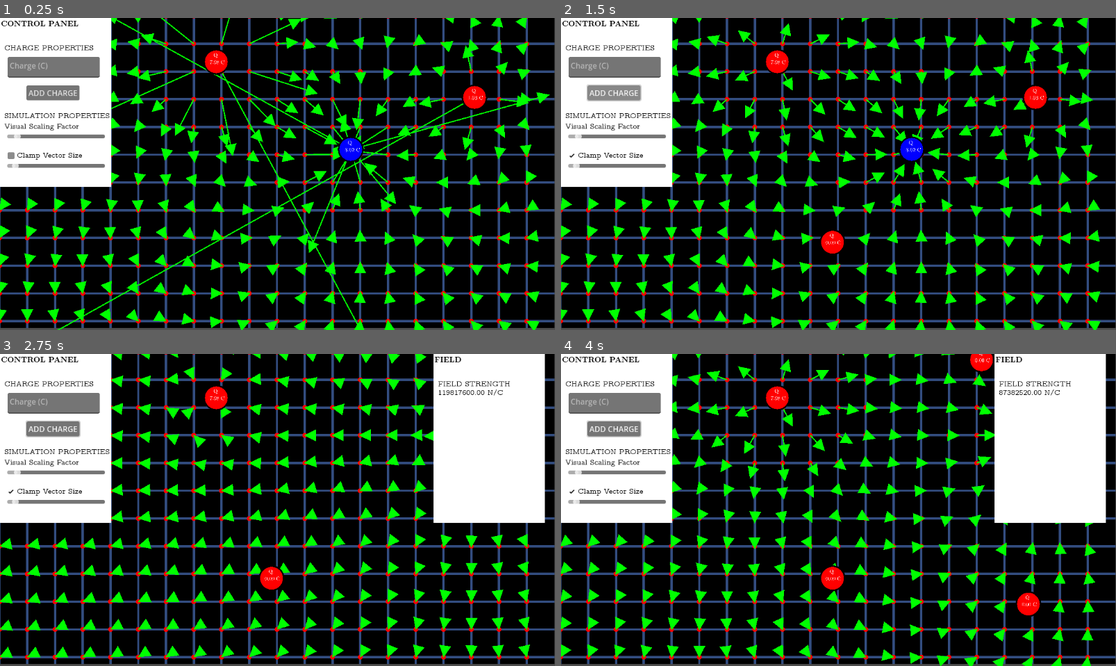
Above: before the commit, frames 1-4 (two rows, left to right).
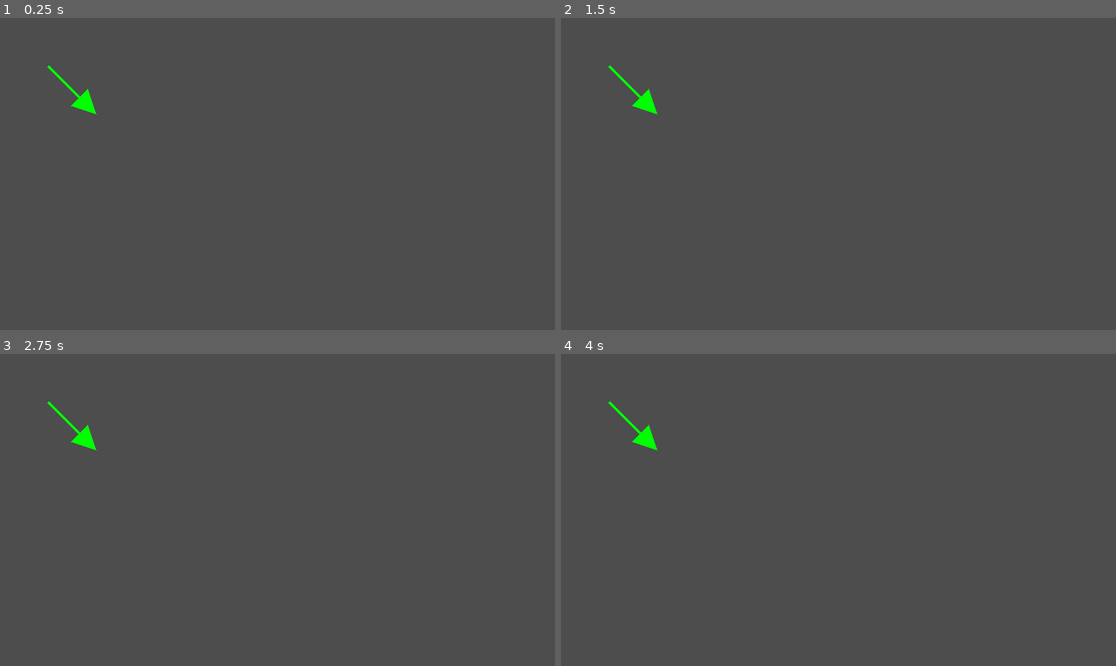
Above: after the commit, the same moments.

Repository: davidjmstewart/gd_simulator
Game: Godot game, scene res://3d_elctrostatic_fields/main.tscn
Two runs of this game, one before a commit and one after it. Both use one fixed random seed, a clock stepped at 60 frames per second and the inputs below. Before the commit the project starts from res://electric_field_lines.tscn.
Inputs (mouse positions are in pixels of both pictures, inside the frame that each line leads up to):
- Up to frame 1 (0.25 s): no input
- Up to frame 2 (1.5 s): click (605, 155) at 0.5 s, where only the run before the commit has a clickable "Clamp Vector Size"; click (616, 92) at 1.25 s, where only the run before the commit has a clickable "ADD CHARGE"
- Up to frame 3 (2.75 s): tap Enter at 2 s; drag from (349, 485) to (216, 397) at 2.02 s
- Up to frame 4 (4 s): tap Space at 2.75 s; drag from (777, 397) to (1038, 432) at 2.77 s; tap Enter at 3.5 s; hold D from 3.53 s (still down); hold Shift from 3.53 s (still down); click (1038, 432) at 3.67 s; tap E at 3.8 s

The runs differ from the first frame. In frame 1, 99% of the frame differs, in the area x 0-100%, y 0-100%; in frame 2, 99%; in frame 3, 99%; in frame 4, 99%.

Commit message:
Got a basic vector body/stem in 3d showing.

Diff:
--- /dev/null
+++ b/3d_elctrostatic_fields/3dDebugVector.gd
@@ -0,0 +1,144 @@
+# DebugVector3D.gd
+# Attach this script to a MeshInstance3D node to create a 3D debug vector.
+# The script procedurally generates a mesh that always orients itself
+# towards the camera for maximum clarity, mimicking a 2D-drawn style.
+@tool
+class_name DebugVector3D
+extends MeshInstance3D
+
+# --- Public Properties ---
+
+@export var origin: Vector3:
+	set(value):
+		origin = value
+		if is_inside_tree():
+			_update_transform()
+			_draw()
+
+@export var target: Vector3 = Vector3.UP:
+	set(value):
+		target = value
+		if is_inside_tree():
+			_update_transform()
+			_draw()
+
+@export var color: Color = Color.WHITE:
+	set(value):
+		color = value
+		if is_inside_tree():
+			_draw()
+
+@export var line_width: float = 0.05:
+	set(value):
+		line_width = value
+		if is_inside_tree():
+			_draw()
+
+@export var arrowhead_length: float = 0.2:
+	set(value):
+		arrowhead_length = value
+		if is_inside_tree():
+			_draw()
+
+@export var arrowhead_width: float = 0.15:
+	set(value):
+		arrowhead_width = value
+		if is_inside_tree():
+			_draw()
+
+var _immediate_mesh: ImmediateMesh
+var _material: StandardMaterial3D
+
+
+func _enter_tree() -> void:
+	# Use an ImmediateMesh for dynamically creating the geometry.
+	_immediate_mesh = ImmediateMesh.new()
+	self.mesh = _immediate_mesh
+
+	# Create a basic material that uses vertex colors and is unshaded.
+	_material = StandardMaterial3D.new()
+	_material.shading_mode = StandardMaterial3D.SHADING_MODE_UNSHADED
+	_material.vertex_color_use_as_albedo = true
+	_material.albedo_color = Color(1, 1, 1, 1)
+	_material.transparency = BaseMaterial3D.TRANSPARENCY_ALPHA
+
+	self.cast_shadow = GeometryInstance3D.SHADOW_CASTING_SETTING_OFF
+
+	# Initial draw and transform update.
+	_update_transform()
+	_draw()
+
+
+# Creates and places a colored debug sphere in the scene.
+func create_debug_sphere(position: Vector3, color: Color, radius: float = 0.1):
+	var sphere_instance = MeshInstance3D.new()
+	var sphere_mesh = SphereMesh.new()
+	sphere_mesh.radius = radius
+	sphere_mesh.height = radius * 2.0
+
+	var sphere_material = StandardMaterial3D.new()
+	sphere_material.albedo_color = color
+	sphere_material.shading_mode = StandardMaterial3D.SHADING_MODE_UNSHADED
+
+	sphere_instance.mesh = sphere_mesh
+	sphere_instance.material_override = sphere_material
+	add_child(sphere_instance)
+	sphere_instance.global_position = position
+
+
+func _process(_delta: float) -> void:
+	# In the editor or when the game is running, redraw if needed.
+	if Engine.is_editor_hint() or get_viewport().get_camera_3d():
+		_draw()
+
+
+func _update_transform() -> void:
+	self.global_position = origin
+
+
+func _draw() -> void:
+	var camera := get_viewport().get_camera_3d()
+	if not camera:
+		return
+
+	# --- Vector Calculations ---
+	var start_pos := Vector3.ZERO
+	var end_pos := target - origin
+	var direction := end_pos.normalized()
+	var length := end_pos.length()
+	var angle = Vector3.RIGHT.angle_to(direction)
+
+	# --- Geometry Generation ---
+	_immediate_mesh.clear_surfaces()
+	_immediate_mesh.surface_begin(Mesh.PRIMITIVE_TRIANGLES, _material)
+
+	var delta_x = sin(angle) * line_width / 2.0
+	var delta_y = cos(angle) * line_width / 2.0
+	var x1 = start_pos.x + delta_x
+	var y1 = start_pos.y - delta_y
+	var x2 = start_pos.x - delta_x
+	var y2 = start_pos.y + delta_y
+	var x3 = end_pos.x - delta_x
+	var y3 = end_pos.y + delta_y
+	var x4 = end_pos.x + delta_x
+	var y4 = end_pos.y - delta_y
+
+	var l1 = Vector3(x1, y1, start_pos.z)
+	var l2 = Vector3(x2, y2, start_pos.z)
+	var l3 = Vector3(x3, y3, end_pos.z)
+	var l4 = Vector3(x4, y4, end_pos.z)
+
+	# --- Triangles with flat colors ---
+	# First triangle: red
+	_immediate_mesh.surface_set_color(Color.RED)
+	_immediate_mesh.surface_add_vertex(l1)
+	_immediate_mesh.surface_add_vertex(l2)
+	_immediate_mesh.surface_add_vertex(l4)
+
+	# Second triangle: green
+	_immediate_mesh.surface_set_color(Color.GREEN)
+	_immediate_mesh.surface_add_vertex(l2)
+	_immediate_mesh.surface_add_vertex(l3)
+	_immediate_mesh.surface_add_vertex(l4)
+
+	_immediate_mesh.surface_end()
--- /dev/null
+++ b/3d_elctrostatic_fields/PointCharge3.tscn
@@ -0,0 +1,8 @@
+[gd_scene load_steps=2 format=3 uid="uid://dt31j1jh7vfjq"]
+
+[sub_resource type="SphereMesh" id="SphereMesh_31emr"]
+
+[node name="main" type="Node3D"]
+
+[node name="MeshInstance3D" type="MeshInstance3D" parent="."]
+mesh = SubResource("SphereMesh_31emr")
--- /dev/null
+++ b/3d_elctrostatic_fields/VisVec3.tscn
@@ -0,0 +1,24 @@
+[gd_scene load_steps=4 format=3 uid="uid://wsbvg5k8u0q1"]
+
+[ext_resource type="Script" uid="uid://cyy32tft50h08" path="res://3d_elctrostatic_fields/vis_vec_3.gd" id="1_gyem8"]
+
+[sub_resource type="CylinderMesh" id="CylinderMesh_tgc7e"]
+top_radius = 0.1
+bottom_radius = 0.1
+
+[sub_resource type="CylinderMesh" id="CylinderMesh_lvfej"]
+top_radius = 0.0
+bottom_radius = 0.3
+height = 1.0
+
+[node name="Main" type="Node3D"]
+script = ExtResource("1_gyem8")
+
+[node name="VectorBody" type="MeshInstance3D" parent="."]
+mesh = SubResource("CylinderMesh_tgc7e")
+
+[node name="MeshInstance3D" type="MeshInstance3D" parent="."]
+transform = Transform3D(1, 0, 0, 0, 1, 0, 0, 0, 1, 0, 0.96086, 0)
+mesh = SubResource("CylinderMesh_lvfej")
+
+[node name="Node2D" type="Node2D" parent="."]
--- /dev/null
+++ b/3d_elctrostatic_fields/main.tscn
@@ -0,0 +1,34 @@
+[gd_scene load_steps=6 format=3 uid="uid://84hjeopiwr3b"]
+
+[ext_resource type="PackedScene" uid="uid://wsbvg5k8u0q1" path="res://3d_elctrostatic_fields/VisVec3.tscn" id="1_8j8af"]
+[ext_resource type="PackedScene" uid="uid://cjawleqvg4vtj" path="res://visual_vector.tscn" id="1_u6ykm"]
+[ext_resource type="Script" uid="uid://bt2og4hso7rlo" path="res://godot-free-look-camera-132062011edfce9399a489756064cfea880dad4c/free_look_camera.gd" id="3_xbc05"]
+[ext_resource type="Script" uid="uid://cskogiq284y4d" path="res://3d_elctrostatic_fields/3dDebugVector.gd" id="4_ho4mj"]
+
+[sub_resource type="ImmediateMesh" id="ImmediateMesh_ho4mj"]
+
+[node name="Node3D" type="Node3D"]
+
+[node name="VisualVector" parent="." instance=ExtResource("1_u6ykm")]
+
+[node name="Main" parent="." instance=ExtResource("1_8j8af")]
+visible = false
+
+[node name="Camera3D" type="Camera3D" parent="."]
+transform = Transform3D(1, 0, 0, 0, 1, 0, 0, 0, 1, 0, 0.173741, 0.441197)
+script = ExtResource("3_xbc05")
+
+[node name="MeshInstance3D" type="MeshInstance3D" parent="."]
+transform = Transform3D(1, 0, 0, 0, 1, 0, 0, 0, 1, 1, 0, 0)
+cast_shadow = 0
+mesh = SubResource("ImmediateMesh_ho4mj")
+skeleton = NodePath("../Sprite3D")
+script = ExtResource("4_ho4mj")
+origin = Vector3(1, 0, 0)
+target = Vector3(0, 1, 1)
+line_width = 0.2
+
+[node name="Sprite3D" type="Sprite3D" parent="."]
+
+[node name="DirectionalLight3D" type="DirectionalLight3D" parent="."]
+transform = Transform3D(1, 0, 0, 0, 1, 0, 0, 0, 1, -3.75052, 2.00498, 0)
--- /dev/null
+++ b/3d_elctrostatic_fields/vis_vec_3.gd
@@ -0,0 +1 @@
+extends Node3D
--- /dev/null
+++ b/examples/demo.tscn
@@ -0,0 +1,39 @@
+[gd_scene load_steps=6 format=3 uid="uid://iwwh81w4t6v7"]
+
+[ext_resource type="Script" path="res://addons/control_camera3d/nodes/control_camera_3d.gd" id="1_qoept"]
+
+[sub_resource type="StandardMaterial3D" id="StandardMaterial3D_0m6x7"]
+albedo_color = Color(0.258824, 0.654902, 0.360784, 1)
+
+[sub_resource type="BoxMesh" id="BoxMesh_1o4eg"]
+material = SubResource("StandardMaterial3D_0m6x7")
+
+[sub_resource type="StandardMaterial3D" id="StandardMaterial3D_x5h1j"]
+albedo_color = Color(0.827451, 0.709804, 0.486275, 1)
+
+[sub_resource type="PlaneMesh" id="PlaneMesh_v44ss"]
+material = SubResource("StandardMaterial3D_x5h1j")
+size = Vector2(10, 5)
+
+[node name="Demo" type="Node3D"]
+metadata/_edit_lock_ = true
+
+[node name="DirectionalLight3D" type="DirectionalLight3D" parent="."]
+transform = Transform3D(-0.866025, -0.433013, 0.25, 0, 0.5, 0.866025, -0.5, 0.75, -0.433013, 0, 0, 0)
+shadow_enabled = true
+
+[node name="Cube" type="MeshInstance3D" parent="."]
+transform = Transform3D(1, 0, 0, 0, 1, 0, 0, 0, 1, 0, 0.497979, 0)
+mesh = SubResource("BoxMesh_1o4eg")
+
+[node name="Floor" type="MeshInstance3D" parent="."]
+mesh = SubResource("PlaneMesh_v44ss")
+
+[node name="ControlCamera3D" type="Camera3D" parent="."]
+transform = Transform3D(0.90076, -0.252619, 0.35329, 0, 0.81344, 0.581649, -0.434316, -0.523926, 0.732715, 1.20742, 1.98787, 2.50416)
+current = true
+script = ExtResource("1_qoept")
+translation_speed = 2.0
+
+[node name="Camera3D" type="Camera3D" parent="."]
+transform = Transform3D(1, 0, 0, 0, 1, 0, 0, 0, 1, 0, 0, 3.08028)
--- /dev/null
+++ b/godot-free-look-camera-132062011edfce9399a489756064cfea880dad4c/free_look_camera.gd
@@ -0,0 +1,45 @@
+#Copyright © 2022 Marc Nahr: https://github.com/MarcPhi/godot-free-look-camera
+extends Camera3D
+
+@export_range(0, 10, 0.01) var sensitivity : float = 3
+@export_range(0, 1000, 0.1) var default_velocity : float = 5
+@export_range(0, 10, 0.01) var speed_scale : float = 1.17
+@export_range(1, 100, 0.1) var boost_speed_multiplier : float = 3.0
+@export var max_speed : float = 1000
+@export var min_speed : float = 0.2
+
+@onready var _velocity = default_velocity
+
+func _input(event):
+	if not current:
+		return
+
+	if Input.get_mouse_mode() == Input.MOUSE_MODE_CAPTURED:
+		if event is InputEventMouseMotion:
+			rotation.y -= event.relative.x / 1000 * sensitivity
+			rotation.x -= event.relative.y / 1000 * sensitivity
+			rotation.x = clamp(rotation.x, PI/-2, PI/2)
+
+	if event is InputEventMouseButton:
+		match event.button_index:
+			MOUSE_BUTTON_RIGHT:
+				Input.set_mouse_mode(Input.MOUSE_MODE_CAPTURED if event.pressed else Input.MOUSE_MODE_VISIBLE)
+			MOUSE_BUTTON_WHEEL_UP: # increase fly velocity
+				_velocity = clamp(_velocity * speed_scale, min_speed, max_speed)
+			MOUSE_BUTTON_WHEEL_DOWN: # decrease fly velocity
+				_velocity = clamp(_velocity / speed_scale, min_speed, max_speed)
+
+func _process(delta):
+	if not current:
+		return
+
+	var direction = Vector3(
+		float(Input.is_physical_key_pressed(KEY_D)) - float(Input.is_physical_key_pressed(KEY_A)),
+		float(Input.is_physical_key_pressed(KEY_E)) - float(Input.is_physical_key_pressed(KEY_Q)),
+		float(Input.is_physical_key_pressed(KEY_S)) - float(Input.is_physical_key_pressed(KEY_W))
+	).normalized()
+
+	if Input.is_physical_key_pressed(KEY_SHIFT): # boost
+		translate(direction * _velocity * delta * boost_speed_multiplier)
+	else:
+		translate(direction * _velocity * delta)
--- a/project.godot
+++ b/project.godot
@@ -11,7 +11,7 @@
 [application]
 
 config/name="simulations"
-run/main_scene="res://electric_field_lines.tscn"
+run/main_scene="uid://84hjeopiwr3b"
 config/features=PackedStringArray("4.4", "Forward Plus")
 config/icon="res://icon.svg"
 
--- /dev/null
+++ b/settings_menu.gd
@@ -0,0 +1,67 @@
+extends PanelContainer
+
+signal distance_units_changed(new_units: String)
+signal visual_scaling_changed(value: float)
+signal vector_clamp_changed(value: float)
+signal use_max_vector_size_toggled(toggled_on: bool)
+
+@onready var animation_player = $AnimationPlayer
+@onready var distance_units_input = $MarginContainer/VBoxContainer/DistanceUnitsContainer/DistanceUnitsInput
+@onready var validation_label = $MarginContainer/VBoxContainer/DistanceUnitsContainer/ValidationLabel
+@onready var settings_container = $MarginContainer
+
+var is_open = false
+
+func _ready():
+	# Start closed and small
+	var closed_size = Vector2(40, 40)
+	custom_minimum_size = closed_size
+	size = closed_size
+	settings_container.hide()
+	validation_label.hide()
+
+	# Set initial values from the main scene if possible, or use defaults
+	# This would typically be done by the parent scene calling a setup function
+
+
+func _on_toggle_button_toggled(button_pressed):
+	is_open = button_pressed
+	if is_open:
+		animation_player.play("open")
+		$ToggleButton.text = "<"
+	else:
+		animation_player.play("close")
+		$ToggleButton.text = ">"
+
+func _on_animation_player_animation_finished(anim_name):
+	if anim_name == "close":
+		settings_container.hide()
+
+func _on_distance_units_input_text_submitted(new_text: String):
+	if _validate_distance_units(new_text):
+		validation_label.hide()
+		distance_units_changed.emit(new_text)
+	else:
+		validation_label.text = "Invalid: Use letters only."
+		validation_label.show()
+
+func _validate_distance_units(units: String) -> bool:
+	if units.is_empty():
+		return false
+	var regex = RegEx.new()
+	# This regex allows letters and spaces.
+	regex.compile("^[a-zA-Z ]+$")
+	return regex.search(units) != null
+
+func _on_visual_scaling_slider_value_changed(value: float):
+	visual_scaling_changed.emit(value)
+
+func _on_vector_clamp_slider_value_changed(value: float):
+	vector_clamp_changed.emit(value)
+
+func _on_use_max_vector_size_toggled(toggled_on: bool):
+	use_max_vector_size_toggled.emit(toggled_on)
+
+func _on_animation_player_animation_started(anim_name):
+	if anim_name == "open":
+		settings_container.show()
--- /dev/null
+++ b/settings_menu.tscn
@@ -0,0 +1,153 @@
+[gd_scene load_steps=3 format=3 uid="uid://b5w5c5w5d5g5"]
+
+[ext_resource type="Script" path="res://settings_menu.gd" id="1_fpl8t"]
+
+[sub_resource type="Animation" id="Animation_s1g1g"]
+resource_name = "open"
+length = 0.2
+tracks/0/type = "value"
+tracks/0/path = NodePath(".:custom_minimum_size")
+tracks/0/interp = 1
+tracks/0/loop_wrap = true
+tracks/0/imported = false
+tracks/0/enabled = true
+tracks/0/keys = {
+"times": PackedFloat32Array(0, 0.2),
+"transitions": PackedFloat32Array(1, 1),
+"update": 0,
+"values": [Vector2(50, 200), Vector2(250, 200)]
+}
+tracks/1/type = "method"
+tracks/1/path = NodePath(".")
+tracks/1/interp = 1
+tracks/1/loop_wrap = true
+tracks/1/imported = false
+tracks/1/enabled = true
+tracks/1/keys = {
+"times": PackedFloat32Array(0),
+"transitions": PackedFloat32Array(1),
+"values": [{
+"args": ["open"],
+"method": "_on_animation_player_animation_started"
+}]
+}
+
+[sub_resource type="Animation" id="Animation_c1g1g"]
+resource_name = "close"
+length = 0.2
+tracks/0/type = "value"
+tracks/0/path = NodePath(".:custom_minimum_size")
+tracks/0/interp = 1
+tracks/0/loop_wrap = true
+tracks/0/imported = false
+tracks/0/enabled = true
+tracks/0/keys = {
+"times": PackedFloat32Array(0, 0.2),
+"transitions": PackedFloat32Array(1, 1),
+"update": 0,
+"values": [Vector2(250, 200), Vector2(50, 200)]
+}
+tracks/1/type = "method"
+tracks/1/path = NodePath(".")
+tracks/1/interp = 1
+tracks/1/loop_wrap = true
+tracks/1/imported = false
+tracks/1/enabled = true
+tracks/1/keys = {
+"times": PackedFloat32Array(0.2),
+"transitions": PackedFloat32Array(1),
+"values": [{
+"args": ["close"],
+"method": "_on_animation_player_animation_finished"
+}]
+}
+
+[node name="SettingsMenu" type="PanelContainer"]
+offset_right = 50.0
+offset_bottom = 200.0
+script = ExtResource("1_fpl8t")
+
+[node name="HBoxContainer" type="HBoxContainer" parent="."]
+layout_mode = 2
+
+[node name="ToggleButton" type="Button" parent="HBoxContainer"]
+layout_mode = 2
+text = ">"
+toggle_mode = true
+
+[node name="MarginContainer" type="MarginContainer" parent="HBoxContainer"]
+layout_mode = 2
+size_flags_horizontal = 3
+theme_override_constants/margin_left = 10
+theme_override_constants/margin_top = 10
+theme_override_constants/margin_right = 10
+theme_override_constants/margin_bottom = 10
+
+[node name="VBoxContainer" type="VBoxContainer" parent="HBoxContainer/MarginContainer"]
+layout_mode = 2
+
+[node name="DistanceUnitsContainer" type="VBoxContainer" parent="HBoxContainer/MarginContainer/VBoxContainer"]
+layout_mode = 2
+
+[node name="DistanceUnitsLabel" type="Label" parent="HBoxContainer/MarginContainer/VBoxContainer/DistanceUnitsContainer"]
+layout_mode = 2
+text = "Distance Units"
+
+[node name="DistanceUnitsInput" type="LineEdit" parent="HBoxContainer/MarginContainer/VBoxContainer/DistanceUnitsContainer"]
+layout_mode = 2
+placeholder_text = "e.g., meters"
+
+[node name="ValidationLabel" type="Label" parent="HBoxContainer/MarginContainer/VBoxContainer/DistanceUnitsContainer"]
+layout_mode = 2
+theme_override_colors/font_color = Color(1, 0, 0, 1)
+text = "Invalid units!"
+
+[node name="HSeparator" type="HSeparator" parent="HBoxContainer/MarginContainer/VBoxContainer"]
+layout_mode = 2
+
+[node name="VisualScalingContainer" type="VBoxContainer" parent="HBoxContainer/MarginContainer/VBoxContainer"]
+layout_mode = 2
+
+[node name="VisualScalingLabel" type="Label" parent="HBoxContainer/MarginContainer/VBoxContainer/VisualScalingContainer"]
+layout_mode = 2
+text = "Visual Scaling"
+
+[node name="VisualScalingSlider" type="HSlider" parent="HBoxContainer/MarginContainer/VBoxContainer/VisualScalingContainer"]
+layout_mode = 2
+min_value = 1000
+max_value = 200000
+value = 100000
+
+[node name="HSeparator2" type="HSeparator" parent="HBoxContainer/MarginContainer/VBoxContainer"]
+layout_mode = 2
+
+[node name="VectorClampContainer" type="VBoxContainer" parent="HBoxContainer/MarginContainer/VBoxContainer"]
+layout_mode = 2
+
+[node name="VectorClampLabel" type="Label" parent="HBoxContainer/MarginContainer/VBoxContainer/VectorClampContainer"]
+layout_mode = 2
+text = "Vector Clamp"
+
+[node name="VectorClampSlider" type="HSlider" parent="HBoxContainer/MarginContainer/VBoxContainer/VectorClampContainer"]
+layout_mode = 2
+max_value = 50
+value = 10
+
+[node name="UseMaxVectorSize" type="CheckBox" parent="HBoxContainer/MarginContainer/VBoxContainer"]
+layout_mode = 2
+text = "Use Max Vector Size"
+
+[node name="AnimationPlayer" type="AnimationPlayer" parent="."]
+libraries = {
+"": SubResource("AnimationLibrary_s1g1g")
+}
+anims/open = SubResource("Animation_s1g1g")
+anims/close = SubResource("Animation_c1g1g")
+
+[connection signal="toggled" from="HBoxContainer/ToggleButton" to="." method="_on_toggle_button_toggled"]
+[connection signal="text_submitted" from="HBoxContainer/MarginContainer/VBoxContainer/DistanceUnitsContainer/DistanceUnitsInput" to="." method="_on_distance_units_input_text_submitted"]
+[connection signal="value_changed" from="HBoxContainer/MarginContainer/VBoxContainer/VisualScalingContainer/VisualScalingSlider" to="." method="_on_visual_scaling_slider_value_changed"]
+[connection signal="value_changed" from="HBoxContainer/MarginContainer/VBoxContainer/VectorClampContainer/VectorClampSlider" to="." method="_on_vector_clamp_slider_value_changed"]
+[connection signal="toggled" from="HBoxContainer/MarginContainer/VBoxContainer/UseMaxVectorSize" to="." method="_on_use_max_vector_size_toggled"]
+[connection signal="animation_finished" from="AnimationPlayer" to="." method="_on_animation_player_animation_finished"]
+[connection signal="animation_started" from="AnimationPlayer" to="." method="_on_animation_player_animation_started"]
Not shown, added: 3d_elctrostatic_fields/3dDebugVector.gd.uid
Not shown, added: 3d_elctrostatic_fields/vis_vec_3.gd.uid
Not shown, added: addons/control_camera3d/control_camera3d.svg
Not shown, added: addons/control_camera3d/control_camera3d.svg.import
Not shown, added: addons/control_camera3d/control_camera3d_plugin.gd
Not shown, added: addons/control_camera3d/control_camera3d_plugin.gd.uid
Not shown, added: addons/control_camera3d/nodes/control_camera_3d.gd
Not shown, added: addons/control_camera3d/nodes/control_camera_3d.gd.uid
Not shown, added: addons/control_camera3d/plugin.cfg
Not shown, added: godot-free-look-camera-132062011edfce9399a489756064cfea880dad4c/free_look_camera.gd.uid
Not shown, added: settings_menu.gd.uid
Not shown, added: 3d_elctrostatic_fields/main.tscn9054910305.tmp
